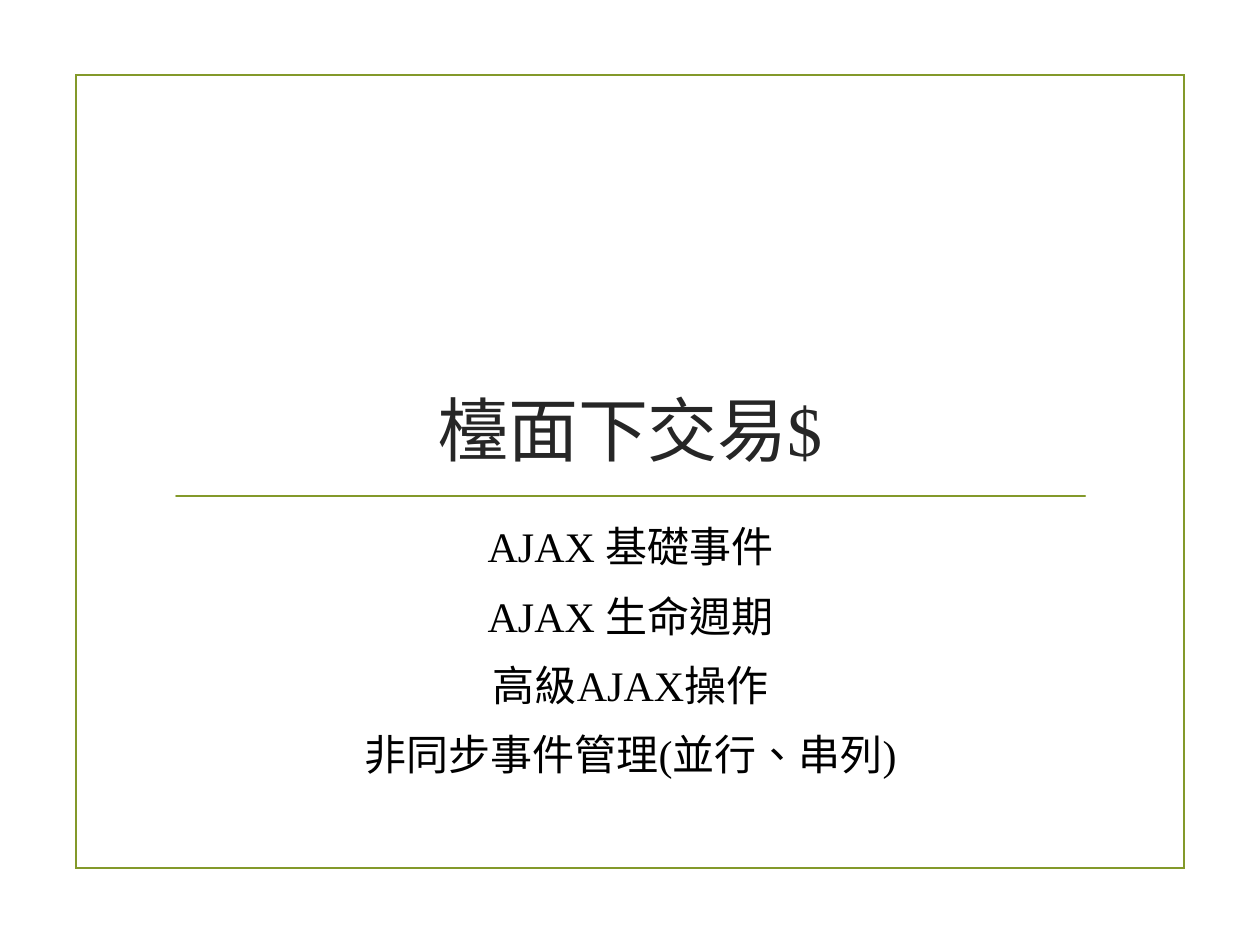
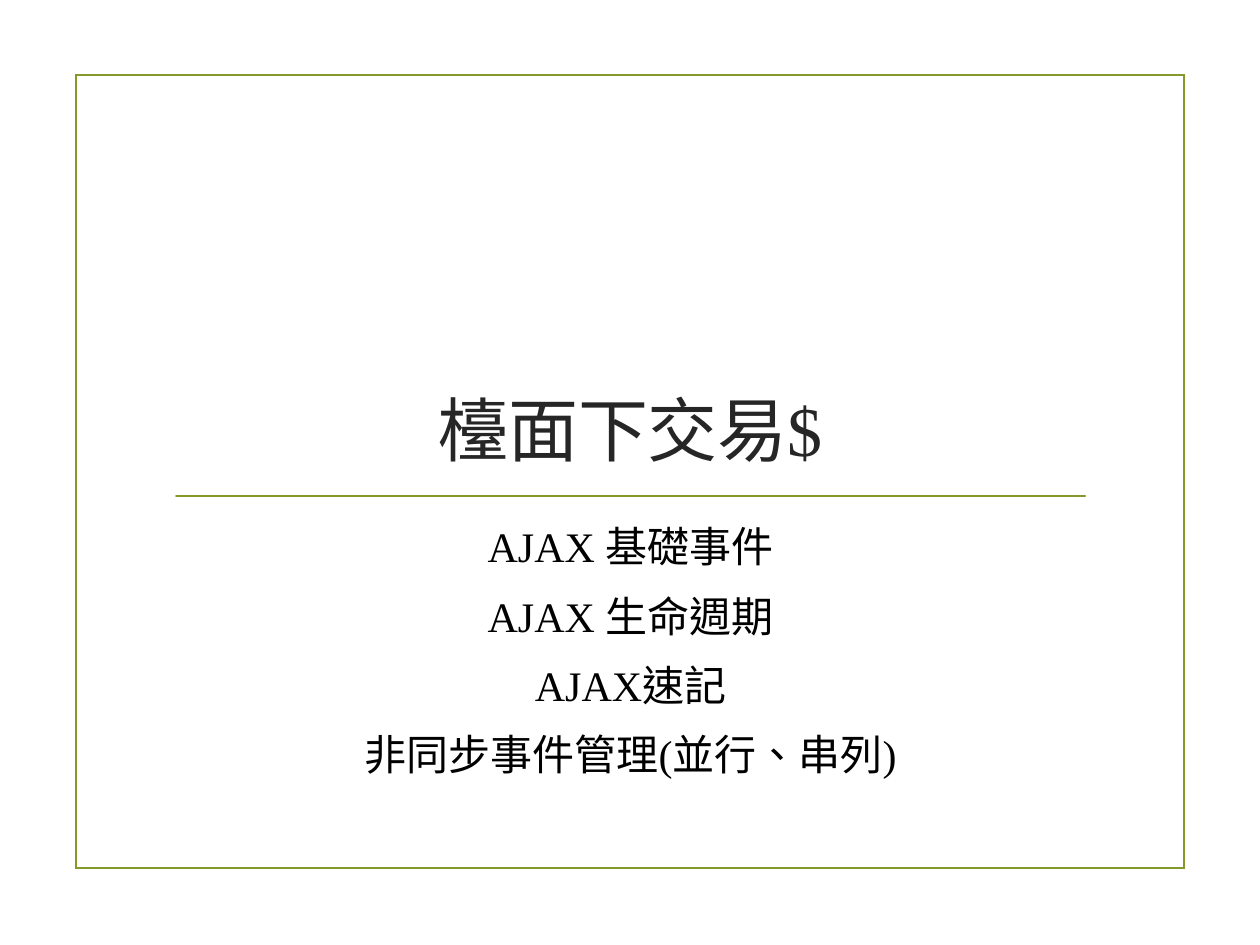
Before and after one commit to alexchen7022/JavaScriptStudyMaterial, a slide deck: slide 73 of 4_Jquery.pptx (slide 62 before the commit). Drawn at 1260x945 pixels with LibreOffice and Linux fonts; fonts in the diff are those of the drawing; background and template pictures are left out. Boxes give left, top, right and bottom in pixels: in the first picture for what was removed or moved away, otherwise in the second. Text is boxed around its words. In the diff, an @@ line names an element or a change of style, - is before the commit and + after.

```diff
--- a/4_Jquery.pptx
+++ b/4_Jquery.pptx
@@ text at <box>535,668,726,704</box>: text changed @@
-高級AJAX操作
+AJAX速記
```
Also in this commit, not shown: 22 slides added, 9 slides removed.
